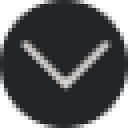
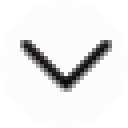
The second (128, 128) image is a revision of the first. Changes to its layers:
hid "Pasted Layer copy" over [20, 40, 112, 92]
added layer "DARK hover" above "DARK" over [20, 40, 112, 92]
added layer "Layer copy" above "Layer" over [0, 0, 128, 128]
hid "Layer" over [0, 0, 128, 128]
